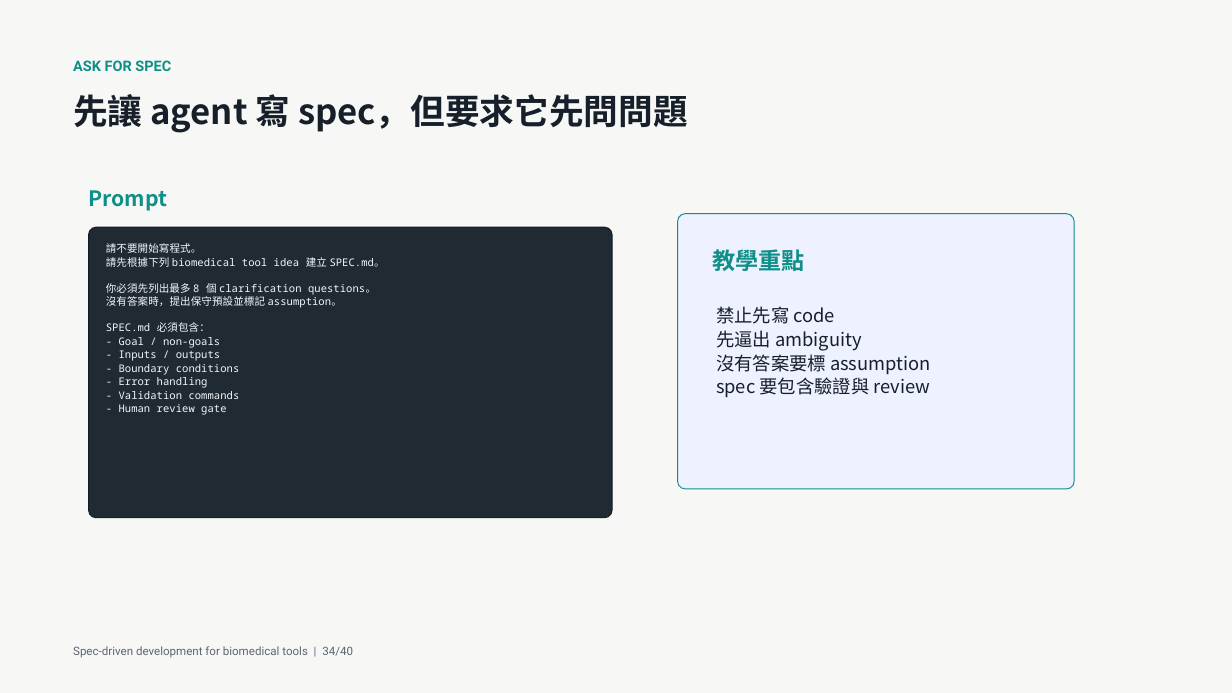
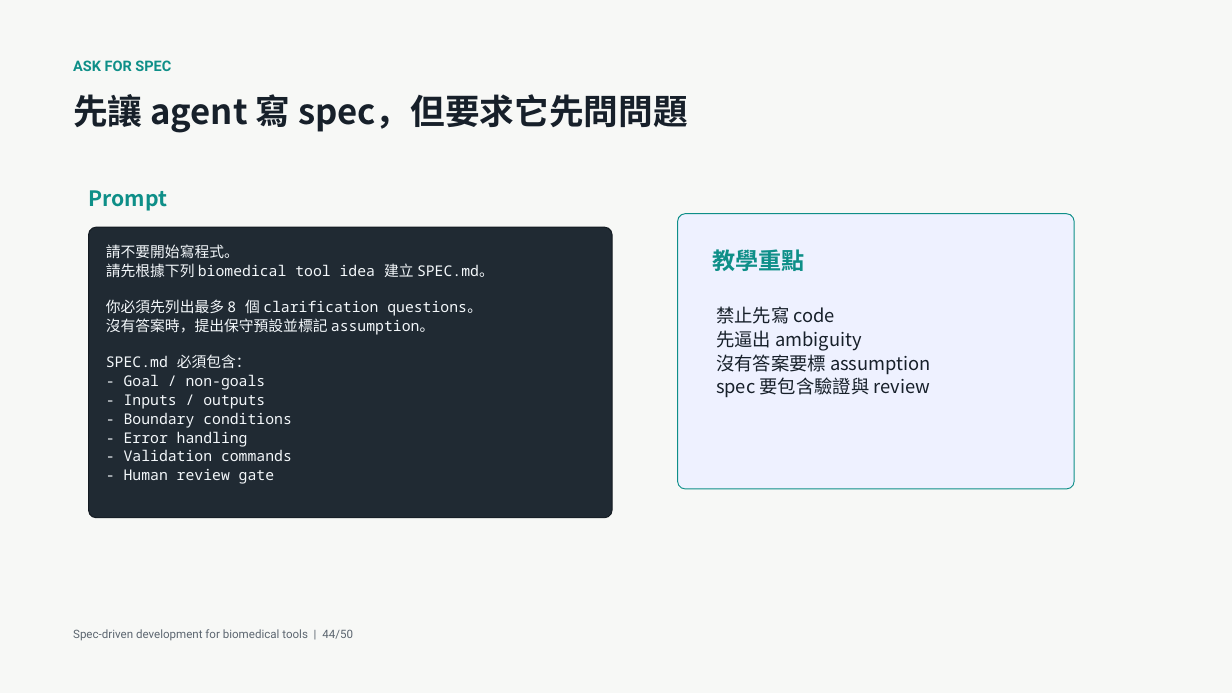
Before and after one commit to godkin1211/LLM_applications_on_BioMedicalData, a slide deck: slide 44 of slides/lesson-08-spec-driven-development-biomedical-tools.pptx (slide 34 before the commit). Drawn at 1232x693 pixels with LibreOffice and Linux fonts; fonts in the diff are those of the drawing. Boxes give left, top, right and bottom in pixels: in the first picture for what was removed or moved away, otherwise in the second. Text is boxed around its words. In the diff, an @@ line names an element or a change of style, - is before the commit and + after.

```diff
--- a/slides/lesson-08-spec-driven-development-biomedical-tools.pptx
+++ b/slides/lesson-08-spec-driven-development-biomedical-tools.pptx
@@ text "請不要開始寫程式。" at bbox=[106, 244, 494, 484]: size 8.2 to 11.5 pt @@
@@ text at bbox=[73, 629, 353, 641]: text changed @@
-Spec-driven development for biomedical tools | 34/40
+Spec-driven development for biomedical tools | 44/50
```
Also in this commit, not shown: 37 other slides changed, 12 slides added, 2 slides removed, 2 other files.
